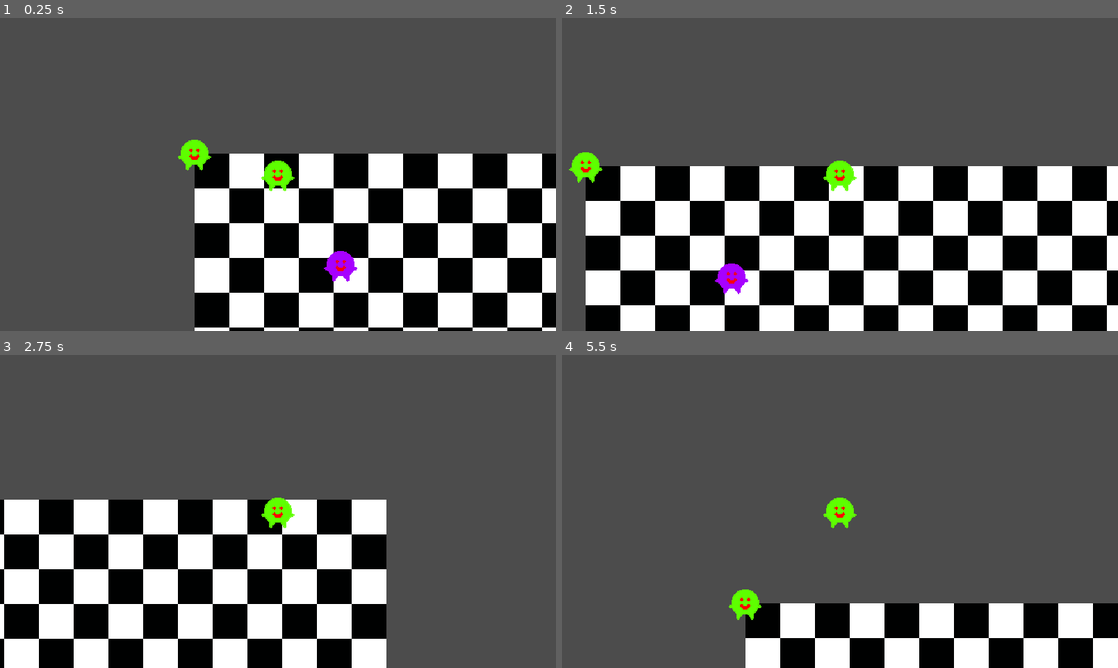
Above: before the commit, frames 1-4 (two rows, left to right).
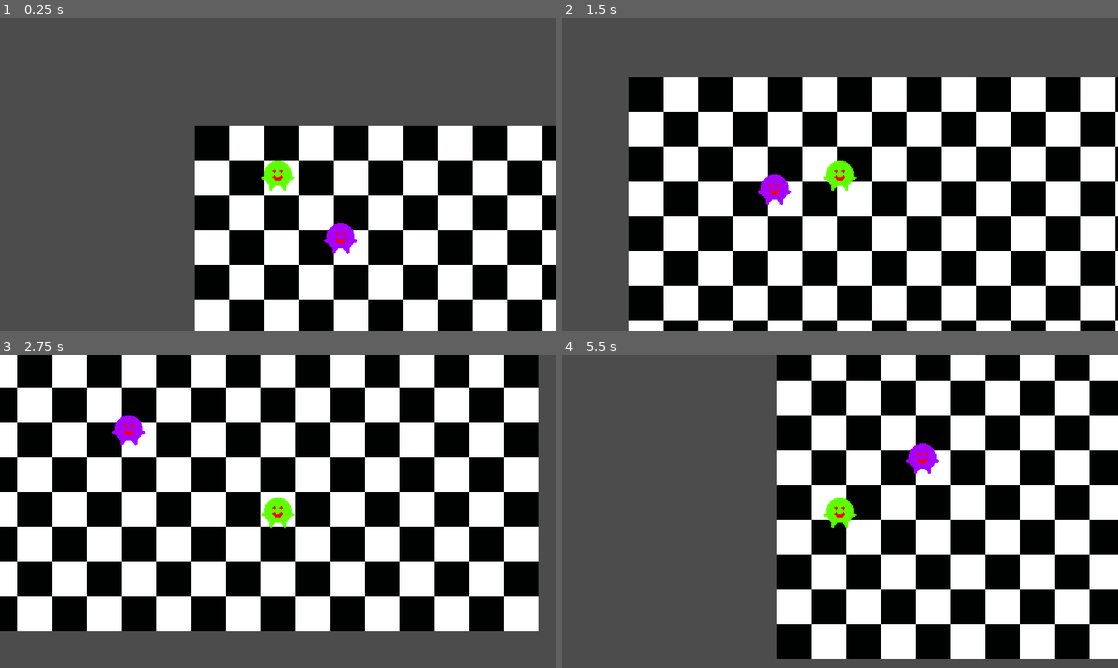
Above: after the commit, the same moments.

Repository: dazzlemon/bizzare
Game: Godot game, scene res://levels/Level.tscn
Two runs of this game, one before a commit and one after it. Both use one fixed random seed, a clock stepped at 60 frames per second and the inputs below.
Inputs (mouse positions are in pixels of both pictures, inside the frame that each line leads up to):
- Up to frame 1 (0.25 s): no input
- Up to frame 2 (1.5 s): tap Enter at 0.5 s; move the mouse to (962, 158) at 0.52 s; press the mouse at (962, 158) at 0.53 s; hold Right (ui_right) 0.53-1.28 s; move the mouse to (728, 190) at 1.27 s; release the mouse at (728, 190) at 1.28 s; hold Down (ui_down) from 1.28 s (still down); click (728, 190) at 1.35 s
- Up to frame 3 (2.75 s): move the mouse to (333, 442) at 2.02 s; release Down (ui_down) at 2.03 s; press the mouse at (333, 442) at 2.03 s; hold Right (ui_right) from 2.03 s (still down)
- Up to frame 4 (5.5 s): move the mouse to (812, 574) at 2.77 s; release Right (ui_right) at 2.78 s; release the mouse at (812, 574) at 2.78 s; hold Up (ui_up) 2.78-3.53 s; click (812, 574) at 2.85 s; move the mouse to (1006, 558) at 3.52 s; press the mouse at (1006, 558) at 3.53 s; hold Left (ui_left) 3.53-5.03 s; move the mouse to (673, 464) at 4.27 s; release the mouse at (673, 464) at 4.28 s; click (673, 464) at 4.35 s; tap Space at 5 s; move the mouse to (867, 511) at 5.02 s; press the mouse at (867, 511) at 5.03 s; hold Down (ui_down) from 5.03 s (still down)

The runs differ from the first frame. In frame 1, 35% of the frame differs, in the area x 32-100%, y 34-99%; in frame 2, 52%; in frame 3, 81%, in the area x 0-97%, y 0-100%; in frame 4, 55%.

Commit message:
unfinished base_character, base_player, base_npc

Diff:
--- /dev/null
+++ b/production/bizzare_proj/characters/attack.gd
@@ -0,0 +1,29 @@
+extends Position2D
+
+const ATTACK_DURATION_SEC = 0.25
+const ATTACK_INTERVAL = 0.15
+
+var attack_active
+var attack_active_timeleft_sec
+var attack_wait_for_next_sec
+
+func _ready():
+	attack_active = false
+	attack_wait_for_next_sec = 0
+
+func try_attack():
+	get_node("Area2D/CollisionShape2D").disabled = not attack_active
+
+func _process(delta):
+	if attack_wait_for_next_sec > 0:
+		attack_wait_for_next_sec -= delta
+	if get_node("../control").attack_pressed() and attack_wait_for_next_sec <= 0:
+		attack_active = true
+		attack_active_timeleft_sec = ATTACK_DURATION_SEC
+		attack_wait_for_next_sec = ATTACK_INTERVAL + ATTACK_DURATION_SEC
+	elif attack_active:
+		if attack_active_timeleft_sec > 0:
+			attack_active_timeleft_sec -= delta
+		if attack_active_timeleft_sec <= 0:
+			attack_active = false
+		try_attack()
--- /dev/null
+++ b/production/bizzare_proj/characters/base_character.gd
@@ -0,0 +1,33 @@
+extends KinematicBody2D
+
+onready var stats = $stats
+
+const ACCEL = 2000#make these modifiable for inherited scenes
+const MAX_SPEED = 300
+const DECEL = 2000
+
+var velocity
+
+func _ready():
+	velocity = Vector2.ZERO
+
+func accelerate(delta, input_vector):
+	return velocity.move_toward(input_vector * MAX_SPEED, ACCEL * delta)
+
+func decelerate(delta):
+	return velocity.move_toward(Vector2.ZERO, DECEL * delta)
+
+func _physics_process(delta):
+	var input_vector = get_node("control").get_input_vector()
+	velocity = decelerate(delta) if input_vector == Vector2.ZERO else accelerate(delta, input_vector)
+	velocity = move_and_slide(velocity)
+
+func _process(delta):
+	pass
+
+func _on_hurtbox_area_entered(area):
+	stats.health -= area.damage
+	print("hp:" , stats.health)
+
+func _on_Stats_no_health():
+	queue_free()
--- /dev/null
+++ b/production/bizzare_proj/characters/base_character.tscn
@@ -0,0 +1,35 @@
+[gd_scene load_steps=2 format=2]
+
+[ext_resource path="res://characters/base_character.gd" type="Script" id=1]
+
+[node name="base_character" type="KinematicBody2D"]
+script = ExtResource( 1 )
+
+[node name="AnimationPlayer" type="AnimationPlayer" parent="."]
+
+[node name="Tween" type="Tween" parent="."]
+
+[node name="pivot" type="Position2D" parent="."]
+
+[node name="sprite" type="Sprite" parent="pivot"]
+
+[node name="collision_box" type="CollisionShape2D" parent="."]
+
+[node name="control" type="Control" parent="."]
+margin_right = 40.0
+margin_bottom = 40.0
+__meta__ = {
+"_edit_use_anchors_": false
+}
+
+[node name="attack" type="Position2D" parent="."]
+
+[node name="Area2D" type="Area2D" parent="attack"]
+
+[node name="CollisionShape2D" type="CollisionShape2D" parent="attack/Area2D"]
+
+[node name="hurtbox" type="Area2D" parent="."]
+
+[node name="CollisionShape2D" type="CollisionShape2D" parent="hurtbox"]
+
+[node name="stats" type="Node" parent="."]
--- /dev/null
+++ b/production/bizzare_proj/characters/npcs/control.gd
@@ -0,0 +1,15 @@
+extends Control
+
+func get_input_vector():
+	var rng = RandomNumberGenerator.new()
+	rng.randomize()
+
+	var input_vector = Vector2.ZERO
+	input_vector.x = rng.randf_range(-1.0, 1.0)
+	input_vector.y = (1 if rng.randi_range(0, 1) == 0 else -1) * (1 - input_vector.x * input_vector.x)
+	return input_vector.normalized()
+
+func attack_pressed():
+	var rng = RandomNumberGenerator.new()
+	rng.randomize()
+	return rng.randi_range(0, 1) == 0
--- /dev/null
+++ b/production/bizzare_proj/characters/npcs/npc.tscn
@@ -0,0 +1,9 @@
+[gd_scene load_steps=3 format=2]
+
+[ext_resource path="res://characters/base_character.tscn" type="PackedScene" id=1]
+[ext_resource path="res://characters/npcs/control.gd" type="Script" id=2]
+
+[node name="npc" instance=ExtResource( 1 )]
+
+[node name="control" parent="." index="4"]
+script = ExtResource( 2 )
--- /dev/null
+++ b/production/bizzare_proj/characters/playable_characters/control.gd
@@ -0,0 +1,10 @@
+extends Control
+
+func get_input_vector():
+	var input_vector = Vector2.ZERO
+	input_vector.x = Input.get_action_strength("ui_right") - Input.get_action_strength("ui_left")
+	input_vector.y = Input.get_action_strength("ui_down") - Input.get_action_strength("ui_up")
+	return input_vector.normalized()
+
+func attack_pressed():
+	return Input.is_action_pressed("attack")
--- /dev/null
+++ b/production/bizzare_proj/characters/playable_characters/playable_character.tscn
@@ -0,0 +1,12 @@
+[gd_scene load_steps=3 format=2]
+
+[ext_resource path="res://characters/base_character.tscn" type="PackedScene" id=1]
+[ext_resource path="res://characters/playable_characters/control.gd" type="Script" id=2]
+
+[node name="playable_character" instance=ExtResource( 1 )]
+
+[node name="control" parent="." index="4"]
+script = ExtResource( 2 )
+
+[node name="Camera2D" type="Camera2D" parent="." index="8"]
+current = true
--- /dev/null
+++ b/production/bizzare_proj/characters/playable_characters/player1/player1.tscn
@@ -0,0 +1,36 @@
+[gd_scene load_steps=7 format=2]
+
+[ext_resource path="res://characters/playable_characters/playable_character.tscn" type="PackedScene" id=1]
+[ext_resource path="res://textures/Chilopups.png" type="Texture" id=2]
+[ext_resource path="res://characters/attack.gd" type="Script" id=3]
+
+[sub_resource type="RectangleShape2D" id=1]
+extents = Vector2( 24, 8 )
+
+[sub_resource type="CircleShape2D" id=2]
+radius = 8.0
+
+[sub_resource type="CircleShape2D" id=3]
+radius = 16.0
+
+[node name="player1" instance=ExtResource( 1 )]
+
+[node name="sprite" parent="pivot" index="0"]
+texture = ExtResource( 2 )
+
+[node name="collision_box" parent="." index="3"]
+position = Vector2( 0, 8 )
+shape = SubResource( 1 )
+
+[node name="attack" parent="." index="5"]
+script = ExtResource( 3 )
+
+[node name="CollisionShape2D" parent="attack/Area2D" index="0"]
+position = Vector2( 24, 0 )
+shape = SubResource( 2 )
+
+[node name="CollisionShape2D" parent="hurtbox" index="0"]
+shape = SubResource( 3 )
+
+[node name="Camera2D" parent="." index="8"]
+rotation = 0.523598
--- a/production/bizzare_proj/levels/Level.tscn
+++ b/production/bizzare_proj/levels/Level.tscn
@@ -1,10 +1,9 @@
-[gd_scene load_steps=6 format=2]
+[gd_scene load_steps=5 format=2]
 
-[ext_resource path="res://etc/enemy_ai_control.gd" type="Script" id=1]
+[ext_resource path="res://characters/playable_characters/player1/player1.tscn" type="PackedScene" id=1]
 [ext_resource path="res://textures/background_checkerboard_test360p.png" type="Texture" id=2]
-[ext_resource path="res://players/base_player/base_player.tscn" type="PackedScene" id=3]
+[ext_resource path="res://characters/base_character.gd" type="Script" id=3]
 [ext_resource path="res://players/npc/enemy.tscn" type="PackedScene" id=4]
-[ext_resource path="res://players/main_char/Control.gd" type="Script" id=5]
 
 [node name="Level" type="Node2D"]
 
@@ -17,29 +16,9 @@
 [node name="CollisionPolygon2D" type="CollisionPolygon2D" parent="StaticBody2D"]
 polygon = PoolVector2Array( 40, 48, 40, 200, 208, 312, 264, 224, 376, 256, 344, 168, 272, 96, 264, 48, 144, 32, 168, 16, 312, 32, 352, 96, 408, 304, 168, 344, -8, 240 )
 
-[node name="main_char" parent="." instance=ExtResource( 3 )]
-position = Vector2( 96, 24 )
-
-[node name="Control" type="Control" parent="main_char"]
-margin_right = 40.0
-margin_bottom = 40.0
-script = ExtResource( 5 )
-__meta__ = {
-"_edit_use_anchors_": false
-}
-
-[node name="Camera2D" type="Camera2D" parent="main_char"]
-current = true
-
-[node name="enemy" parent="." instance=ExtResource( 3 )]
-
-[node name="Control" type="Control" parent="enemy"]
-margin_right = 40.0
-margin_bottom = 40.0
-script = ExtResource( 1 )
-__meta__ = {
-"_edit_use_anchors_": false
-}
-
 [node name="old_enemy" parent="." instance=ExtResource( 4 )]
 position = Vector2( 168, 128 )
+
+[node name="player1" parent="." instance=ExtResource( 1 )]
+position = Vector2( 96, 56 )
+script = ExtResource( 3 )
--- a/production/bizzare_proj/players/main_char/player.tscn
+++ b/production/bizzare_proj/players/main_char/player.tscn
@@ -3,14 +3,7 @@
 [ext_resource path="res://players/main_char/player.gd" type="Script" id=1]
 [ext_resource path="res://textures/Chilopups.png" type="Texture" id=2]
 [ext_resource path="res://etc/MeleeAttack.tscn" type="PackedScene" id=3]
-
-
-
-
-
-
 [ext_resource path="res://players/main_char/Control.gd" type="Script" id=4]
-
 
 [sub_resource type="RectangleShape2D" id=1]
 extents = Vector2( 20.5802, 20.2267 )
